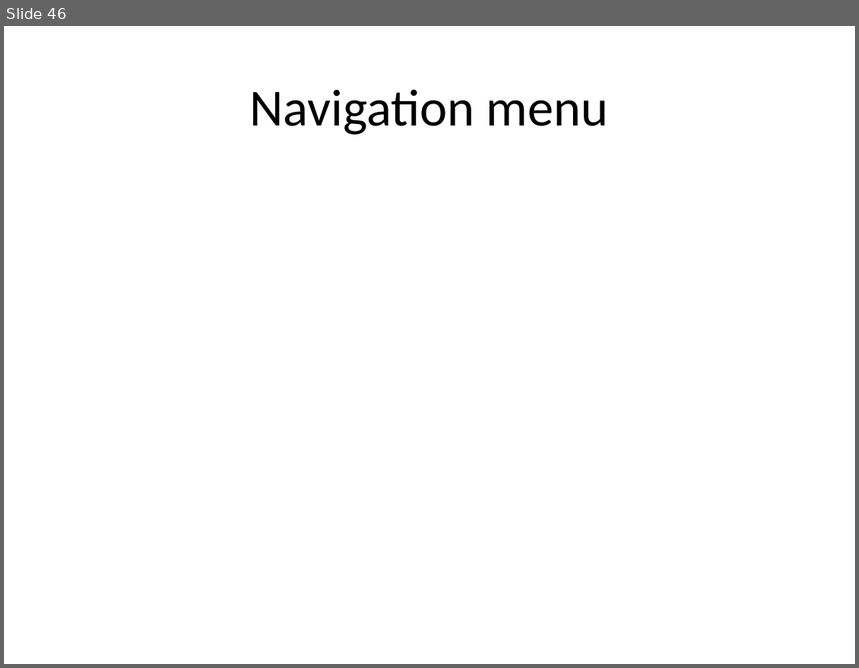
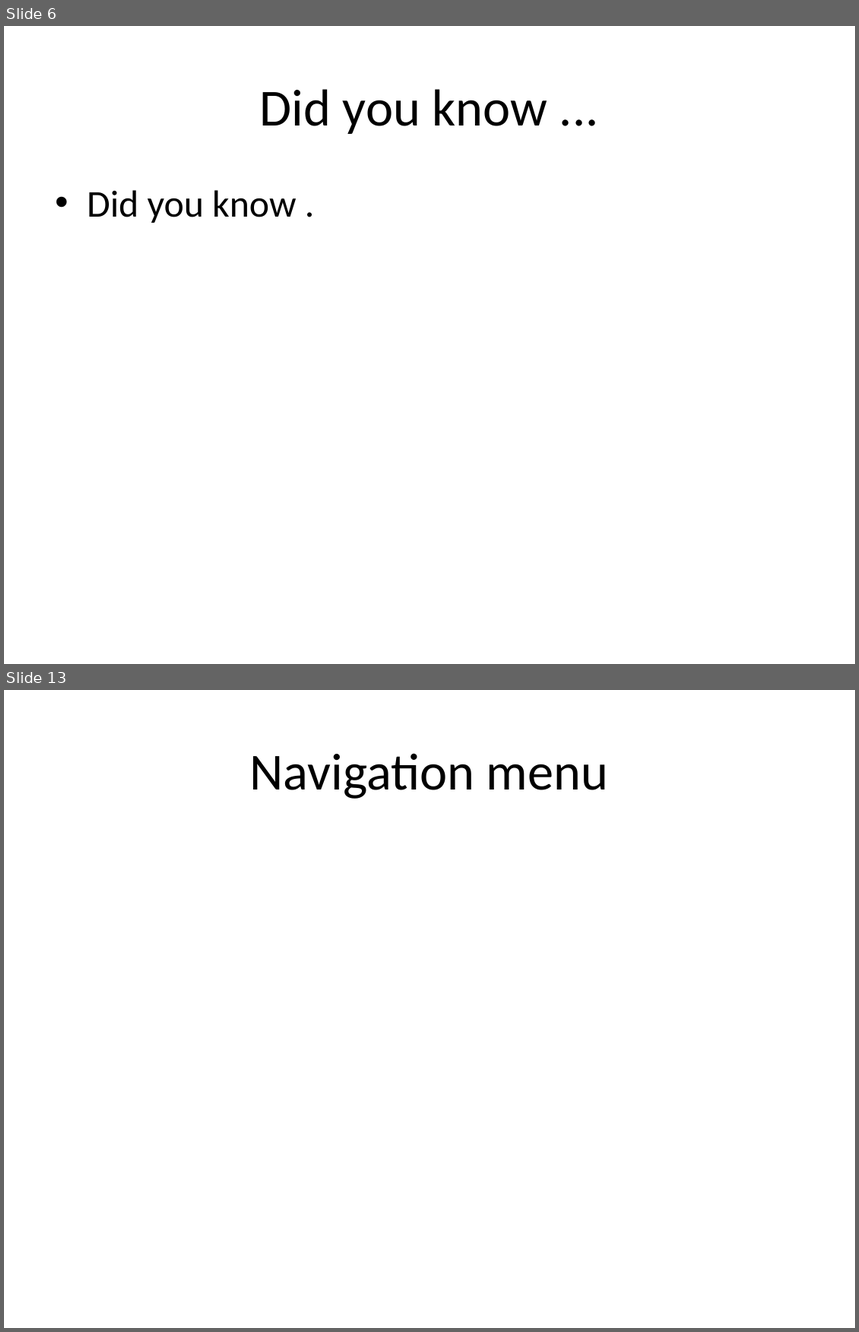
Before and after one commit to eppisai/Uplift---Smart-educational-Platform, a slide deck: AutoPPT-main/AutoPPT-main/something.pptx. Shown one above the other, each under a label of ours: slide 46 before the commit, slides 6 and 13 after it; the slides between them are not shown. The pictures are 859x668 and 859x1332 pixels, drawn with LibreOffice and Linux fonts; fonts in the diff are those of the drawing. Boxes give left, top, right and bottom in pixels: in the first picture for what was removed or moved away, otherwise in the second. Text is boxed around its words. In the diff, an @@ line names an element or a change of style, - is before the commit and + after.

```diff
--- a/AutoPPT-main/AutoPPT-main/something.pptx
+++ b/AutoPPT-main/AutoPPT-main/something.pptx
@@ slide 6 added at bbox=[4, 26, 855, 664], background #FFFFFF @@
@@ title added at bbox=[260, 89, 548, 134], 44 pt, text #000000 @@
+Did you know ...
@@ text added at bbox=[87, 190, 296, 223], 32 pt, text #000000 @@
+• Did you know .
@@ what was slide 46 is now slide 13 @@
```
Also in this commit, not shown: 2 slides changed, 9 other slides added, 43 slides removed, 1 other file.
